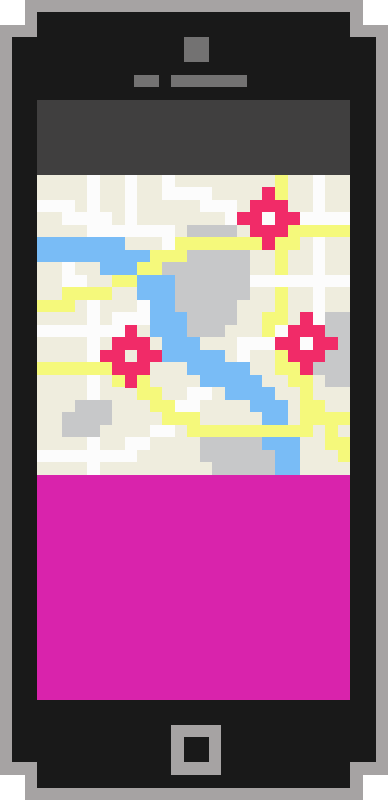
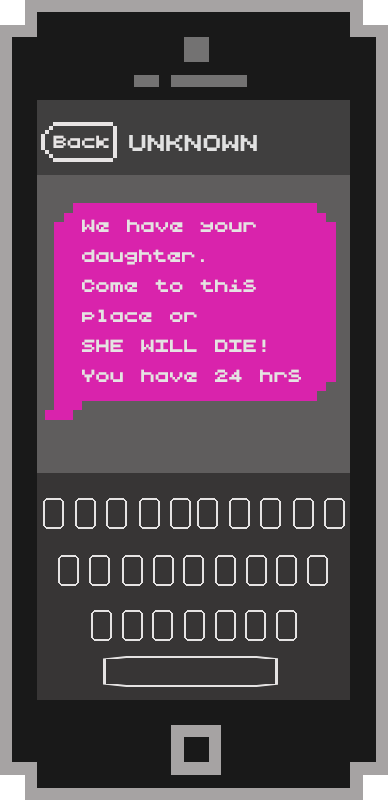
Layer changes from the first 388 × 800 image to the second:
added layer "Back" in group "Group 1" over bbox(53, 135, 109, 148)
added layer "Layer 10" in group "Group 1" over bbox(41, 122, 117, 162)
added layer "UNKNOWN" in group "Group 1" over bbox(129, 135, 257, 151)
hid "Layer 9" over bbox(100, 187, 338, 388)
hid "Layer 8" over bbox(37, 175, 350, 475)
hid "Layer 7" over bbox(37, 175, 350, 475)
added layer "Layer 15" in group "Group 1" over bbox(103, 656, 278, 687)
added layer "Layer 15 copy 10" in group "Group 1" over bbox(43, 498, 345, 641)
added layer "Layer 14" in group "Group 1" over bbox(37, 473, 350, 700)
added layer "We have your daughter. Come to this place or SHE WILL DIE! You" in group "Group 1" over bbox(82, 219, 301, 382)
added layer "Layer 12" in group "Group 1" over bbox(45, 203, 336, 420)
added layer "Layer 3 copy" in group "Group 1" over bbox(37, 122, 350, 700)
added layer "Layer 11" in group "Group 1" over bbox(66, 345, 314, 529)
